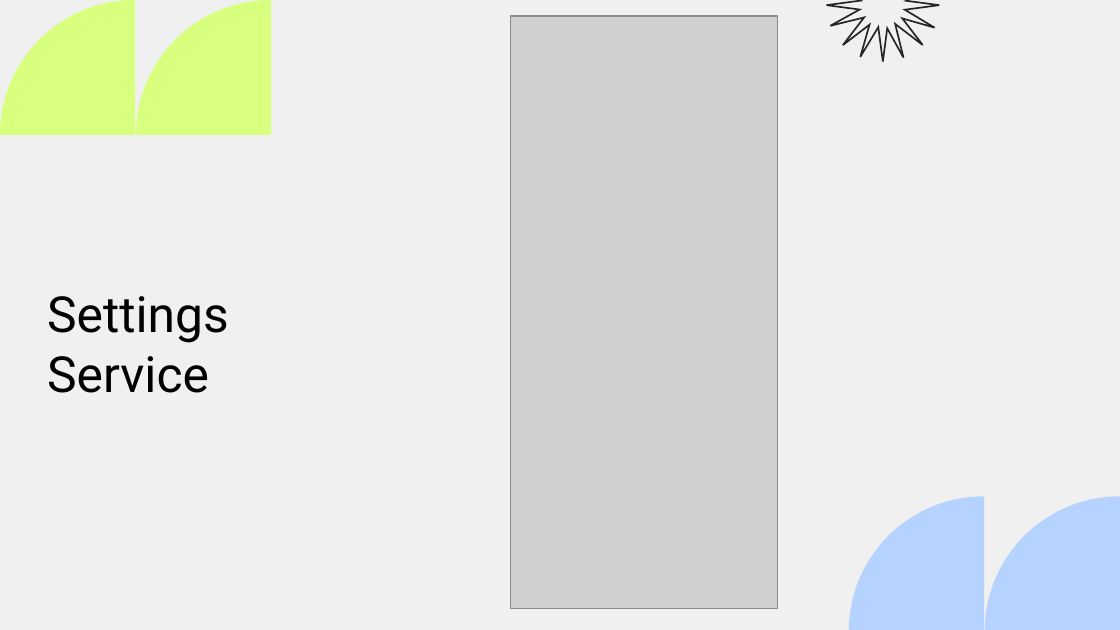
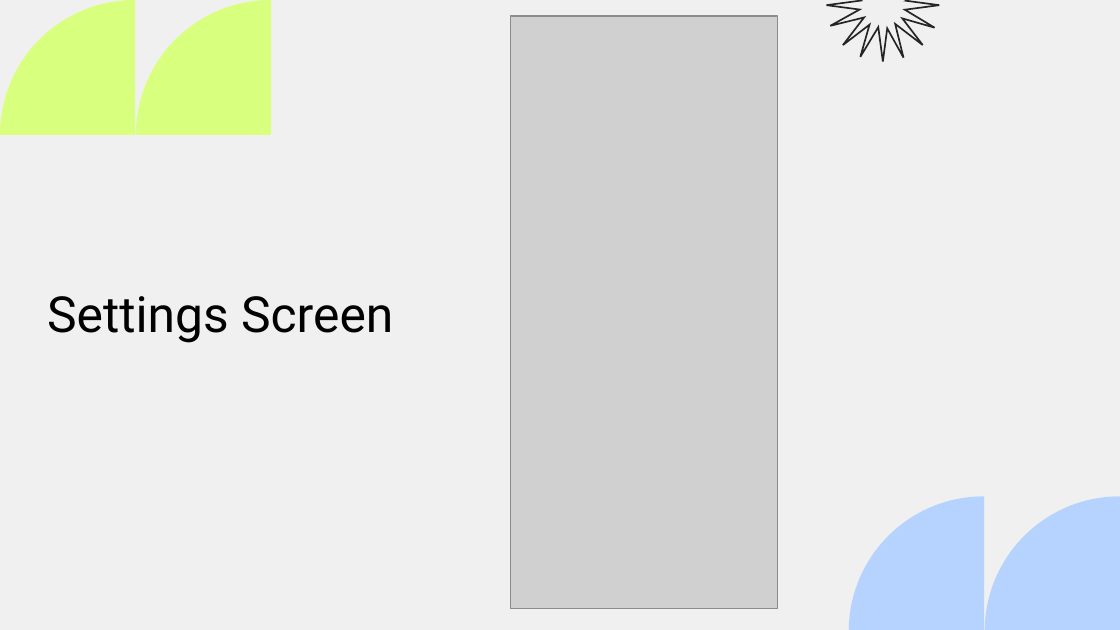
Before and after one commit to alexmercerind/slides, a slide deck: slide 13 of Presentation January 2024.pptx. Drawn at 1120x630 pixels with LibreOffice and Linux fonts; fonts in the diff are those of the drawing; grey boxes stand for pictures. Boxes give left, top, right and bottom in pixels: in the first picture for what was removed or moved away, otherwise in the second. Text is boxed around its words. In the diff, an @@ line names an element or a change of style, - is before the commit and + after.

```diff
--- a/Presentation January 2024.pptx
+++ b/Presentation January 2024.pptx
@@ text at [47, 296, 393, 343]: text changed @@
-Settings Service
+Settings Screen
```
Also in this commit, not shown: 2 other slides changed, 2 other files.
